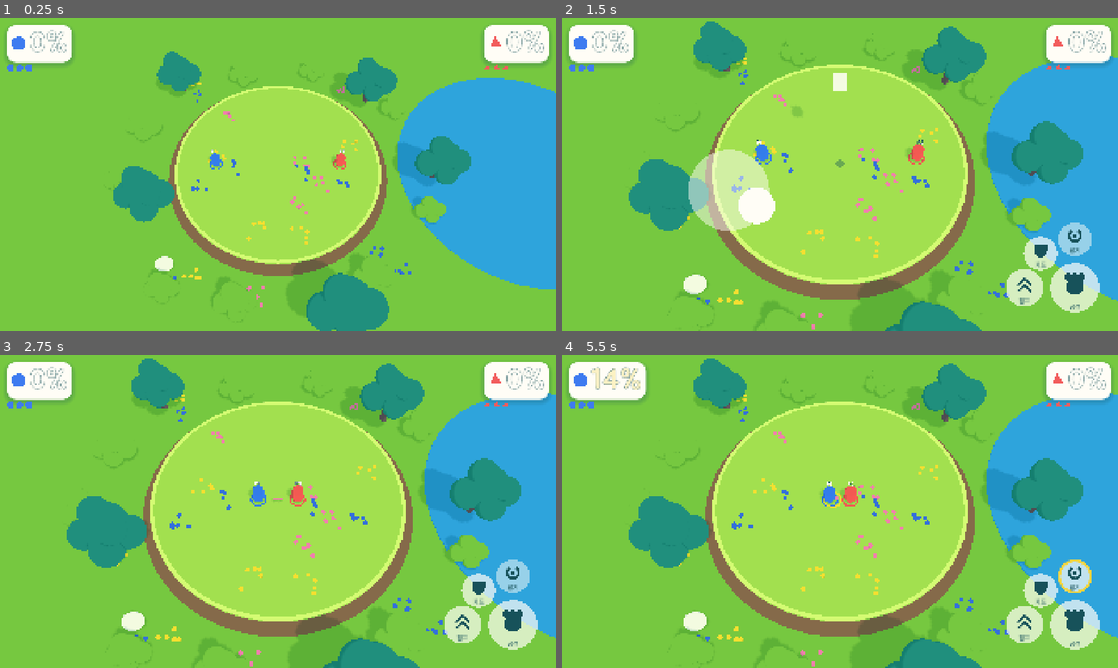
Above: before the commit, frames 1-4 (two rows, left to right).
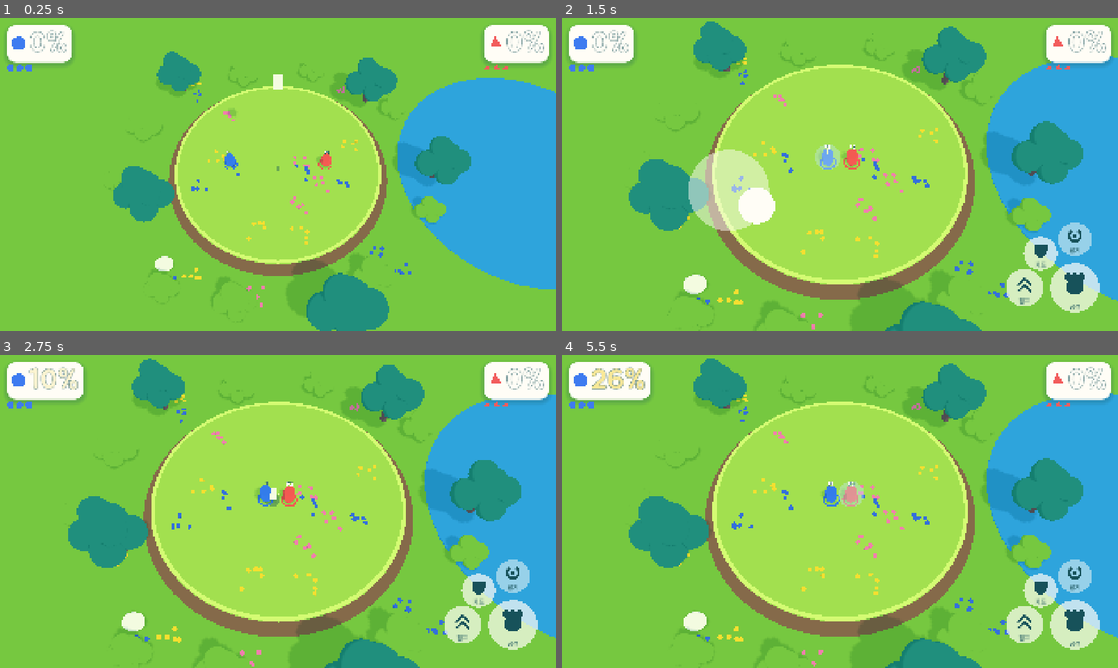
Above: after the commit, the same moments.

Repository: UICHEOL-HWANG/TheBrawlGuys
Game: Godot game, scene res://src/debug/item_race_demo.tscn
Two runs of this game, one before a commit and one after it. Both use one fixed random seed, a clock stepped at 60 frames per second and the inputs below. This scene is started directly instead of the project's main scene.
Inputs (mouse positions are in pixels of both pictures, inside the frame that each line leads up to):
- Up to frame 1 (0.25 s): no input
- Up to frame 2 (1.5 s): tap Enter (ui_accept) at 0.5 s; move the mouse to (962, 158) at 0.52 s; hold D (p1_right) 0.53-1.25 s; tap U (p1_grab) at 0.6 s; click (962, 158) at 0.67 s; tap Space (p1_jump) at 0.77 s; drag from (728, 190) to (812, 237) at 1.27 s
- Up to frame 3 (2.75 s): move the mouse to (333, 442) at 2.02 s; hold D (p1_right) from 2.03 s (still down); hold K (p1_heavy) from 2.03 s (still down)
- Up to frame 4 (5.5 s): release D (p1_right) at 2.75 s; release K (p1_heavy) at 2.75 s; drag from (812, 574) to (673, 464) at 2.77 s; move the mouse to (1006, 558) at 3.52 s; hold A (p1_left) 3.53-4.25 s; hold Shift 3.53-4.25 s; tap Space (p1_jump) at 3.77 s; drag from (673, 464) to (756, 433) at 4.27 s; move the mouse to (867, 511) at 5.02 s; hold S (p1_down) from 5.03 s (still down); tap Ctrl at 5.1 s; click (867, 511) at 5.17 s

The runs differ from the first frame. In frame 1, 0.5% of the frame differs, in the area x 37-63%, y 18-49%; in frame 2, 1.0%; in frame 3, 2.2%, in the area x 5-100%, y 1-100%; in frame 4, 1.8%.

Commit message:
feat: bots race for falling boxes and track guard threats every tick
Bots now treat FALLING items as targets (landing spot at pos.x/pos.z, only inside the edge ratio), wait under them without pressing grab, and update guard tracking before the early returns. The item race demo drops its neutral override and the evidence frames are re-recorded.

Co-Authored-By: Claude Sonnet 5.5 <noreply@anthropic.com>

Diff:
--- a/src/debug/item_race_demo.gd
+++ b/src/debug/item_race_demo.gd
@@ -3,12 +3,11 @@
 ## are step-2 bots standing on opposite sides; a bat box drops between them at DROP_TICK, so the
 ## video shows both racing for it.
 
-const DROP_TICK := 60
+const DROP_TICK := 10
 const START_X := 6.0
 const DROP_OFFSET := Vector3(0, 0, 0.5)
 
 var _p1_bot: BotController
-var _landed := false
 
 
 func _start_match() -> void:
@@ -23,14 +22,5 @@
 	var w := get_world()
 	if w.tick_count == DROP_TICK:
 		w.items.add(Item.Kind.BAT, DROP_OFFSET + Vector3.UP * _config.item_drop_height, Item.State.FALLING, _config)
-	if not _landed:
-		# Hold both fighters still until the box lands, otherwise they meet mid-arena and brawl
-		# before there is anything to race for.
-		for it: Item in w.items.items:
-			if it.state == Item.State.GROUND:
-				_landed = true
-	if not _landed:
-		var idle: Array[InputFrame] = [InputFrame.neutral(), InputFrame.neutral()]
-		return idle
 	var inputs: Array[InputFrame] = [_p1_bot.sample(_curr_state), _bot.sample(_curr_state)]
 	return inputs
--- a/src/input/bot_controller.gd
+++ b/src/input/bot_controller.gd
@@ -2,7 +2,7 @@
 extends RefCounted
 ## Bot step 2 (PRD §6.4): step 1 (approach, attack in range, retreat from the edge, recover) plus
 ## guarding every other attack that starts in range (so it can still be hit), racing for nearby
-## items, swinging bats, throwing rocks and bombs at range, mashing the light combo, grabbing a
+## items (also while they are still falling), swinging bats, throwing rocks and bombs at range, mashing the light combo, grabbing a
 ## guarding foe and throwing held fighters away from the center. Reads only state_view() values
 ## and produces InputFrames — never touches the sim. Deterministic (no randomness).
 
@@ -39,6 +39,11 @@
 	var radius: float = view["arena_radius"]
 	var to_center := -flat.normalized() if flat.length() > 0.001 else Vector2.ZERO
 
+	# Tracked every tick (even during recovery/edge/holding) so the every-other-threat toggle
+	# never goes stale.
+	var foe := _nearest_foe(view, my_pos)
+	var guarding := _update_guard(foe, my_pos)
+
 	if not bool(me["on_ground"]) and flat.length() > radius and my_pos.y < 0.0:
 		return InputFrame.make(to_center.x, to_center.y, int(me["jumps_left"]) > 0)
 	if int(me["state"]) == Fighter.State.HOLDING:
@@ -47,8 +52,7 @@
 	if flat.length() > radius * _config.bot_edge_ratio:
 		return InputFrame.make(to_center.x, to_center.y)
 
-	var foe := _nearest_foe(view, my_pos)
-	if _update_guard(foe, my_pos):
+	if guarding:
 		return InputFrame.make(0, 0, false, false, false, true)
 	if _combo_left > 0:
 		_combo_left -= 1
@@ -58,10 +62,12 @@
 	if item_kind == Item.Kind.BOMB or item_kind == Item.Kind.ROCK:
 		return _use_throwable(foe, my_pos)
 	if item_kind == Fighter.NONE:
-		var it := _nearest_item(view, my_pos)
+		var it := _nearest_item(view, my_pos, radius * _config.bot_edge_ratio)
 		if not it.is_empty():
 			var to_item := _flat_delta(my_pos, it["pos"])
 			if to_item.length() <= _config.item_pickup_radius * PICKUP_REACH_RATIO and bool(me["on_ground"]):
+				if int(it["state"]) == Item.State.FALLING:
+					return InputFrame.neutral()  # wait under it; a grab press now would start a grab attack
 				return InputFrame.make(0, 0, false, false, false, false, true)
 			var d := to_item.normalized()
 			return InputFrame.make(d.x, d.y)
@@ -134,11 +140,19 @@
 	return best
 
 
-func _nearest_item(view: Dictionary, my_pos: Vector3) -> Dictionary:
+## Nearest lit-free item on the ground, or still falling (it lands straight below at pos.x, pos.z)
+## as long as that landing spot is inside max_landing_radius.
+func _nearest_item(view: Dictionary, my_pos: Vector3, max_landing_radius: float) -> Dictionary:
 	var best: Dictionary = {}
 	var best_dist := _config.bot_item_seek_range
 	for it: Dictionary in view.get("items", []):
-		if int(it["state"]) != Item.State.GROUND or int(it["fuse_ticks"]) != Item.UNLIT:
+		var state := int(it["state"])
+		if state != Item.State.GROUND and state != Item.State.FALLING:
+			continue
+		if int(it["fuse_ticks"]) != Item.UNLIT:
+			continue
+		var landing: Vector3 = it["pos"]
+		if state == Item.State.FALLING and Vector2(landing.x, landing.z).length() > max_landing_radius:
 			continue
 		var d := _flat_delta(my_pos, it["pos"]).length()
 		if d <= best_dist:
--- a/tests/unit/test_bot.gd
+++ b/tests/unit/test_bot.gd
@@ -155,3 +155,47 @@
 	var f := bot.sample(v)
 	assert_true(f.grab)
 	assert_gt(f.move_x, 0.9, "outward from the center")
+
+
+func _falling_box(pos: Vector3) -> Dictionary:
+	return {"id": 0, "kind": Item.Kind.ROCK, "state": Item.State.FALLING, "pos": pos, "uses": 1, "fuse_ticks": Item.UNLIT}
+
+
+func test_races_toward_a_falling_box_landing_spot() -> void:
+	var bot := BotController.new(1, GameConfig.new())
+	var v := _view(Vector3(0, 0, 0), Vector3(-6, 0, 0))
+	v["items"] = [_falling_box(Vector3(4, 5.0, 0))]
+	assert_gt(bot.sample(v).move_x, 0.9, "heads for the landing spot while the box is still falling")
+
+
+func test_ignores_a_falling_item_landing_beyond_the_edge_ratio() -> void:
+	var c := GameConfig.new()
+	var bot := BotController.new(1, c)
+	var v := _view(Vector3(6, 0, 0), Vector3(-6, 0, 0))
+	var beyond := 10.0 * c.bot_edge_ratio + 0.5
+	v["items"] = [_falling_box(Vector3(beyond, 5.0, 0))]
+	assert_lt(bot.sample(v).move_x, 0.0, "goes for the foe, not the void")
+
+
+func test_does_not_press_grab_in_reach_of_a_falling_box() -> void:
+	var bot := BotController.new(1, GameConfig.new())
+	var v := _view(Vector3(0, 0, 0), Vector3(-6, 0, 0))
+	v["items"] = [_falling_box(Vector3(0.5, 5.0, 0))]
+	var f := bot.sample(v)
+	assert_false(f.grab, "a grab press here would start a grab attack")
+	assert_eq(f.move_x, 0.0, "stands still under the box")
+	assert_eq(f.move_z, 0.0)
+
+
+func test_guard_tracking_survives_edge_and_recovery_ticks() -> void:
+	var c := GameConfig.new()
+	var bot := BotController.new(1, c)
+	var edge := _view(Vector3(9.0, 0, 0), Vector3(9.0, 0, 1.0))
+	_foe(edge)["state"] = Fighter.State.ATTACK
+	bot.sample(edge)  # threat #1 starts on the edge tick (early return) and must be counted
+	var calm := _view(Vector3(9.0, 0, 0), Vector3(9.0, 0, 8.0))
+	for i: int in c.bot_guard_ticks + 1:
+		bot.sample(calm)
+	var center := _view(Vector3(1.5, 0, 0), Vector3(0, 0, 0))
+	_foe(center)["state"] = Fighter.State.ATTACK
+	assert_false(bot.sample(center).guard, "threat #2 is the un-guarded one")
Binary file added: dev/active/phase-2/evidence/item-race-030-falling.png
Binary file added: dev/active/phase-2/evidence/item-race-058-nearly-landed.png
Binary file added: dev/active/phase-2/evidence/item-race-066-contest.png
Binary file added: dev/active/phase-2/evidence/item-race-096-picked-up.png
Binary file removed: dev/active/phase-2/evidence/item-race-105.png
Binary file removed: dev/active/phase-2/evidence/item-race-135.png
Binary file removed: dev/active/phase-2/evidence/item-race-158.png
Binary file removed: dev/active/phase-2/evidence/item-race-255.png
Binary file removed: dev/active/phase-2/evidence/item-race-70.png
